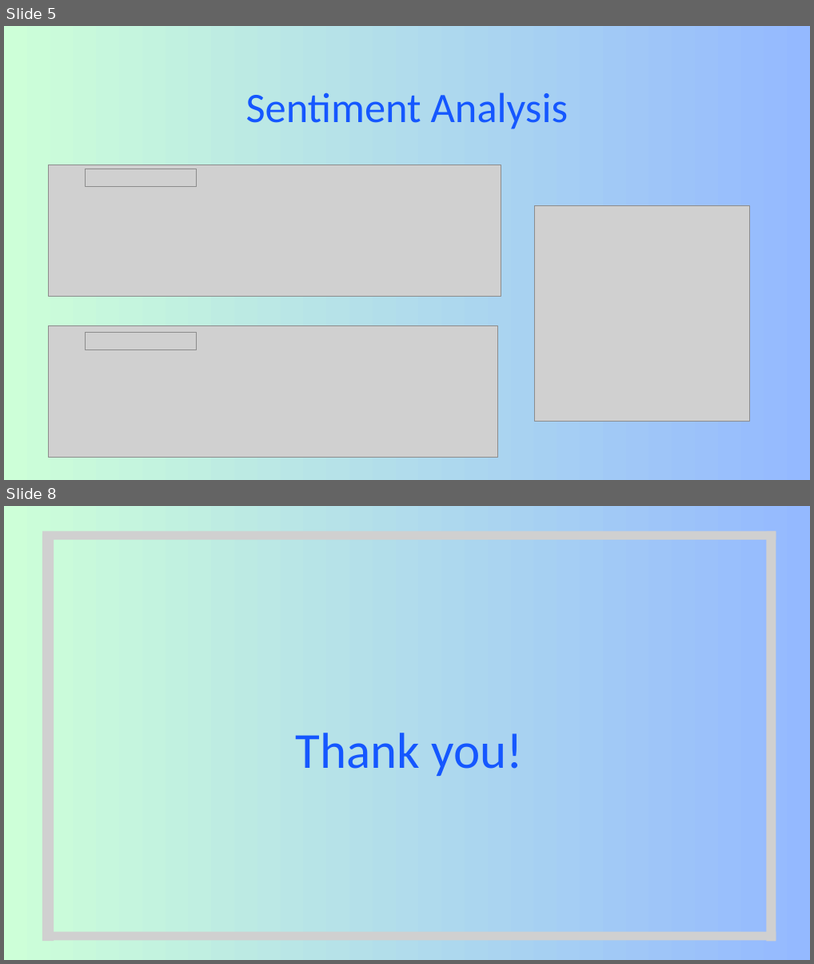
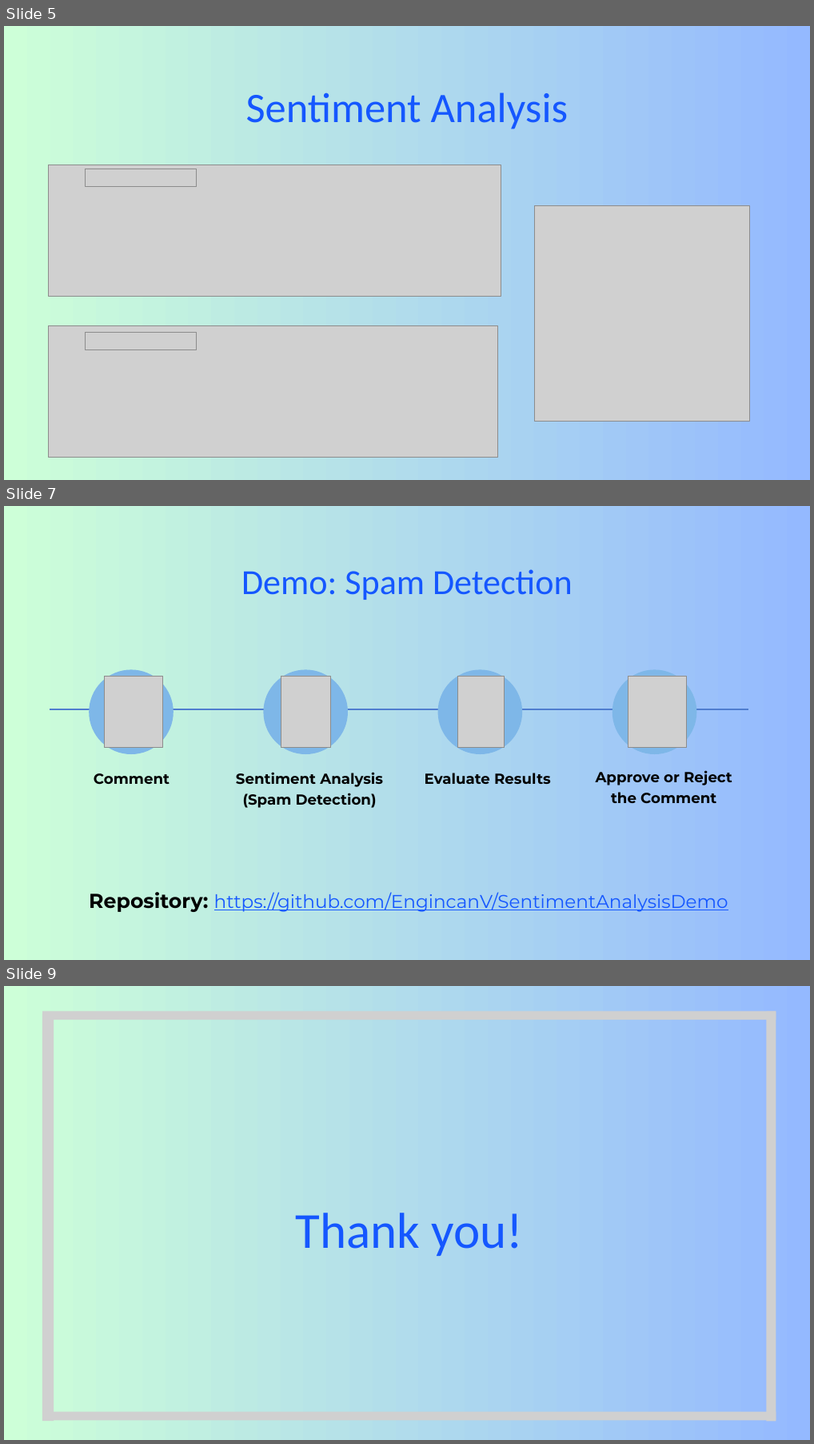
Before and after one commit to EngincanV/presentations, a slide deck: ABP/Dotnet-Conf-2024/Sentiment-Analysis-in-NET.pptx. Shown one above the other, each under a label of ours: slides 5 and 8 before the commit, slides 5, 7 and 9 after it; the slides between them are not shown. The pictures are 814x964 and 814x1444 pixels, drawn with LibreOffice and Linux fonts; fonts in the diff are those of the drawing; grey boxes stand for pictures. Boxes give left, top, right and bottom in pixels: in the first picture for what was removed or moved away, otherwise in the second. Text is boxed around its words. In the diff, an @@ line names an element or a change of style, - is before the commit and + after.

Commit message:
Finalize "Sentiment Analysis in .NET" slides.

```diff
--- a/ABP/Dotnet-Conf-2024/Sentiment-Analysis-in-NET.pptx
+++ b/ABP/Dotnet-Conf-2024/Sentiment-Analysis-in-NET.pptx
@@ slide 7 added at (4, 506, 810, 960), background gradient #CDFFD8 to #94B9FF; not listed: 1 template element that a slide beside it also shows @@
@@ text added at (242, 569, 573, 600), 63 pt, text #1557FF @@
+Demo: Spam Detection
@@ freeform shape added at (89, 670, 174, 754), fill #7EB7E8 @@
@@ freeform shape added at (264, 670, 348, 754), fill #7EB7E8 @@
@@ freeform shape added at (438, 670, 523, 754), fill #7EB7E8 @@
@@ freeform shape added at (613, 670, 697, 754), fill #7EB7E8 @@
@@ picture added at (104, 676, 163, 747) @@
@@ picture added at (281, 676, 330, 747) @@
@@ picture added at (458, 676, 503, 747) @@
@@ picture added at (629, 676, 687, 747) @@
@@ line added from (49, 709) to (749, 709), #4F7DCF 3.75 pt @@
@@ text added at (94, 773, 170, 784), 26 pt, text #000000, bold @@
+Comment
@@ text added at (236, 772, 383, 808), 26 pt, text #000000, bold @@
+Sentiment Analysis
+(Spam Detection)
@@ text added at (425, 772, 551, 784), 26 pt, text #000000, bold @@
+Evaluate Results
@@ text added at (596, 770, 733, 804), 26 pt, text #000000, bold @@
+Approve or Reject the Comment
@@ text added at (89, 892, 729, 912), 33 pt, text #1557FF, underline @@
+Repository: https://github.com/EngincanV/SentimentAnalysisDemo
@@ what was slide 8 is now slide 9 @@
```
Also in this commit, not shown: 3 slides changed, 1 other file.
